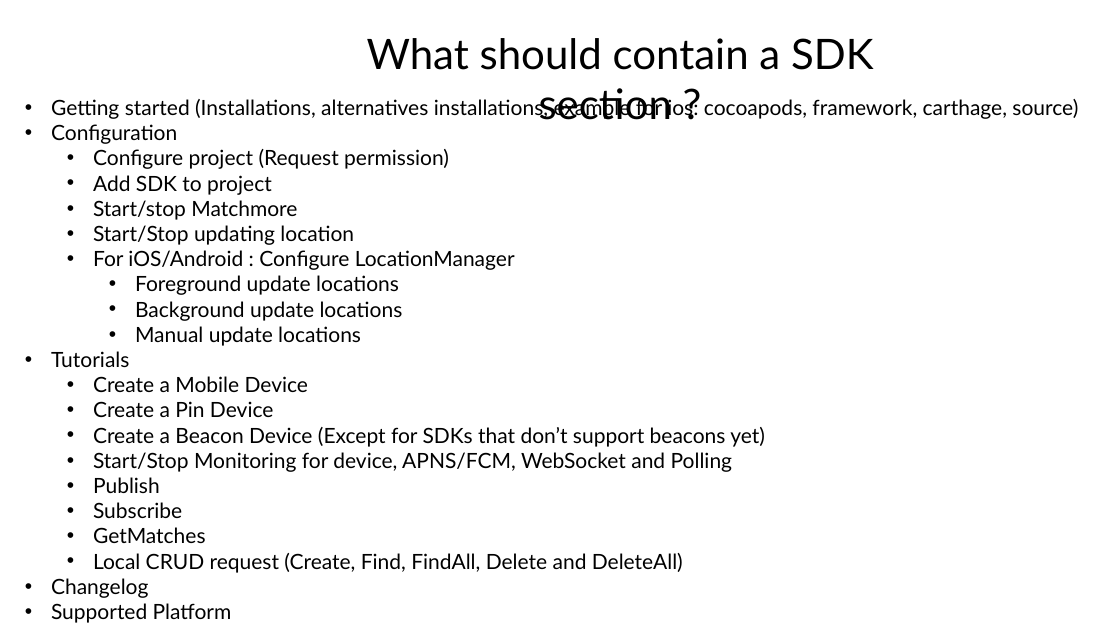
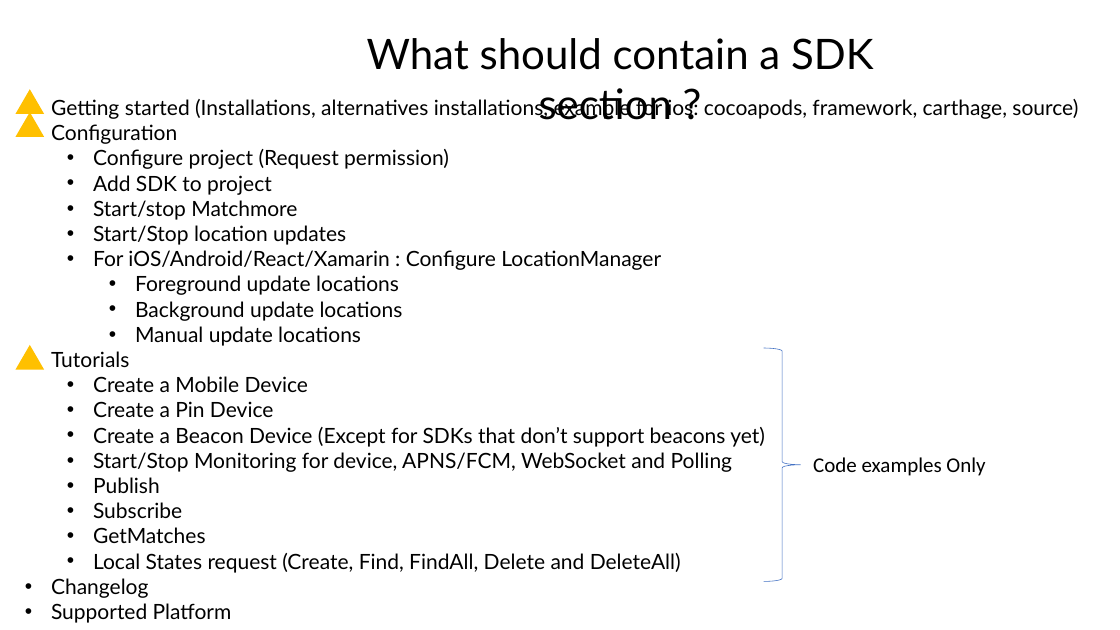
Before and after one commit to matchmore/documentation, a slide deck: slide 6 of Documentation Plan.pptx. Drawn at 1120x630 pixels with LibreOffice and Linux fonts; fonts in the diff are those of the drawing; background and template pictures are left out. Boxes give left, top, right and bottom in pixels: in the first picture for what was removed or moved away, otherwise in the second. Text is boxed around its words. In the diff, an @@ line names an element or a change of style, - is before the commit and + after.

```diff
--- a/Documentation Plan.pptx
+++ b/Documentation Plan.pptx
@@ triangle added at (x1=17, y1=91, x2=44, y2=113), fill #FFC000, outline #FFC000 1 pt @@
@@ triangle added at (x1=17, y1=113, x2=44, y2=136), fill #FFC000, outline #FFC000 1 pt @@
@@ text at (x1=93, y1=225, x2=661, y2=270): text changed @@
-  • Start/Stop updating location
-  • For iOS/Android : Configure LocationManager
+  • Start/Stop location updates
+  • For iOS/Android/React/Xamarin : Configure LocationManager
@@ triangle added at (x1=17, y1=346, x2=44, y2=369), fill #FFC000, outline #FFC000 1 pt @@
@@ right brace added at (x1=764, y1=348, x2=801, y2=581), outline #4472C4 0.5 pt @@
@@ text added at (x1=813, y1=457, x2=985, y2=476), 18 pt, text #000000 @@
+Code examples Only
@@ text at (x1=93, y1=553, x2=681, y2=573): text changed @@
-  • Local CRUD request (Create, Find, FindAll, Delete and DeleteAll)
+  • Local States request (Create, Find, FindAll, Delete and DeleteAll)
```
Also in this commit, not shown: 4 other slides changed, 7 other files.
